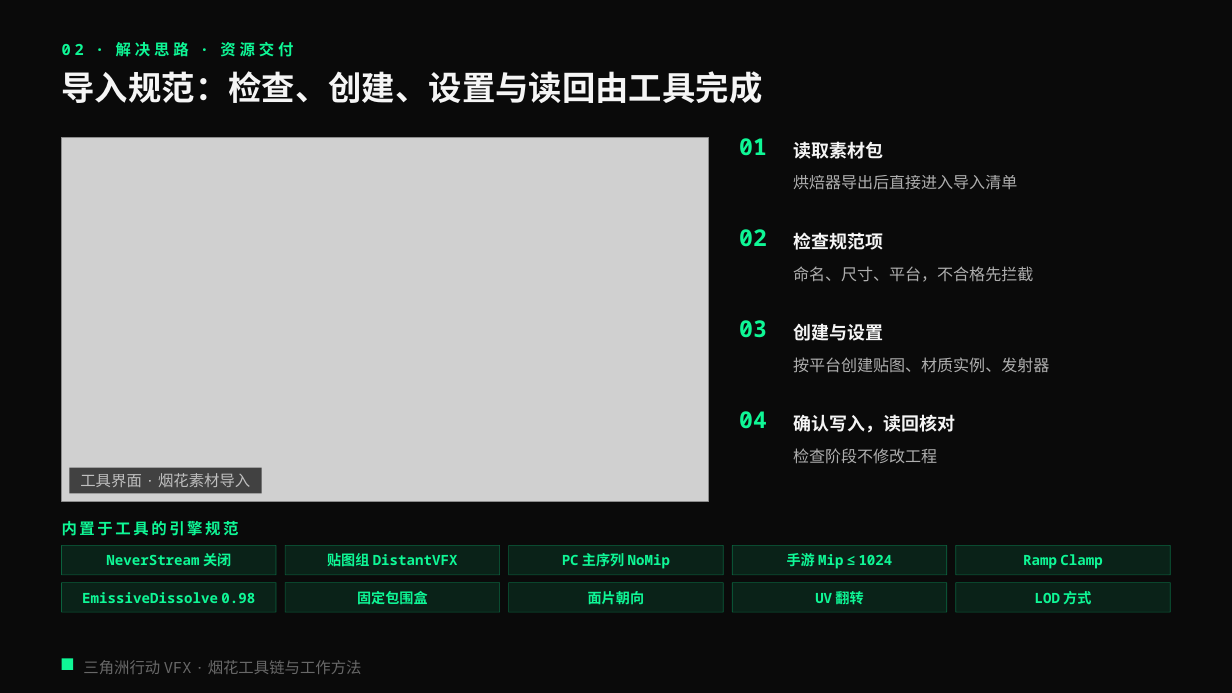
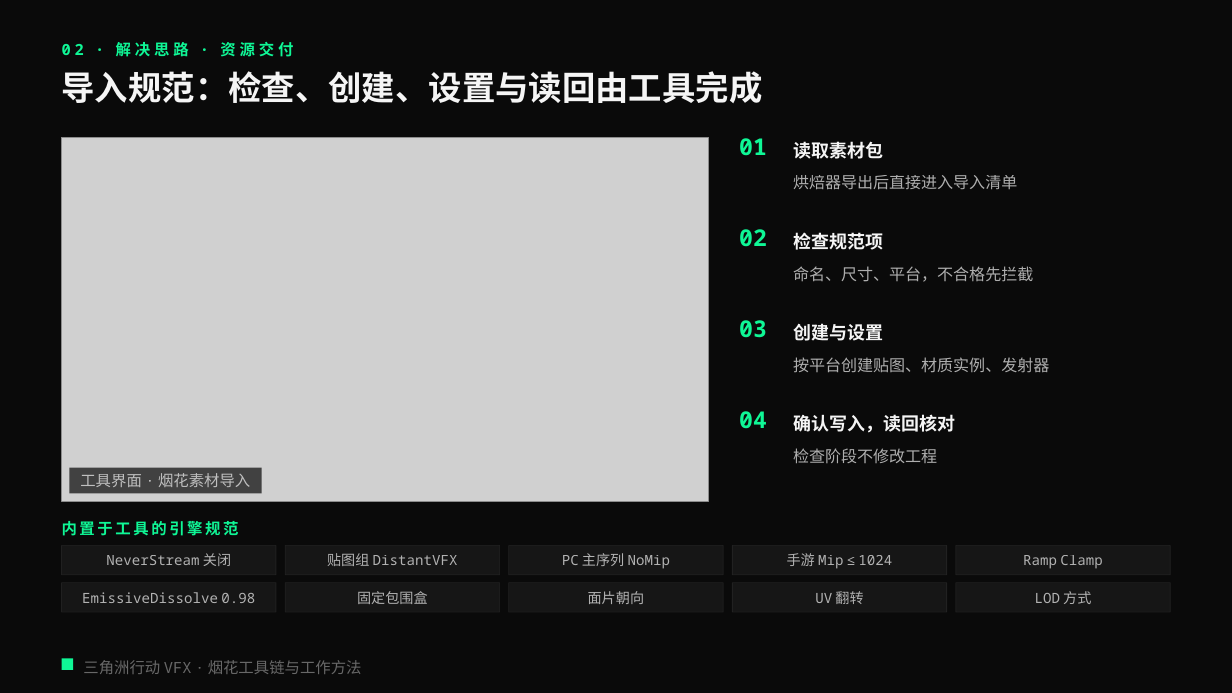
Before and after one commit to loccmaiii-lang/FireWorksLab, a slide deck: slide 7 of 协作/提示词/分享PPT交接_2026-10-29/第四版交付_云端/烟花秀AI全流程_第四版.pptx. Drawn at 1232x693 pixels with LibreOffice and Linux fonts; fonts in the diff are those of the drawing; grey boxes stand for pictures. Boxes give left, top, right and bottom in pixels: in the first picture for what was removed or moved away, otherwise in the second. Text is boxed around its words. In the diff, an @@ line names an element or a change of style, - is before the commit and + after.

```diff
--- a/协作/提示词/分享PPT交接_2026-10-29/第四版交付_云端/烟花秀AI全流程_第四版.pptx
+++ b/协作/提示词/分享PPT交接_2026-10-29/第四版交付_云端/烟花秀AI全流程_第四版.pptx
@@ text colour #0FF796 to #F5F5F5 at 70% opacity, bold off in 10 elements at [106, 553, 231, 566], [327, 553, 458, 566], [562, 553, 670, 569], [787, 553, 892, 569], [1023, 555, 1102, 569], [82, 592, 255, 603], [357, 591, 428, 604], [588, 591, 645, 604], [815, 591, 863, 604], [1035, 591, 1091, 604] @@
@@ fill #0FF796 at 10% opacity to #161616; outline #0FF796 0.5 pt to #F5F5F5 0.5 pt in 10 elements at [62, 545, 276, 575], [286, 545, 500, 575], [509, 545, 724, 575], [732, 545, 946, 575], [956, 545, 1170, 575], [62, 583, 276, 613], [286, 583, 500, 613], [509, 583, 724, 613], [732, 583, 946, 613], [956, 583, 1170, 613] @@
```
Also in this commit, not shown: 10 other slides changed, 9 other files.
